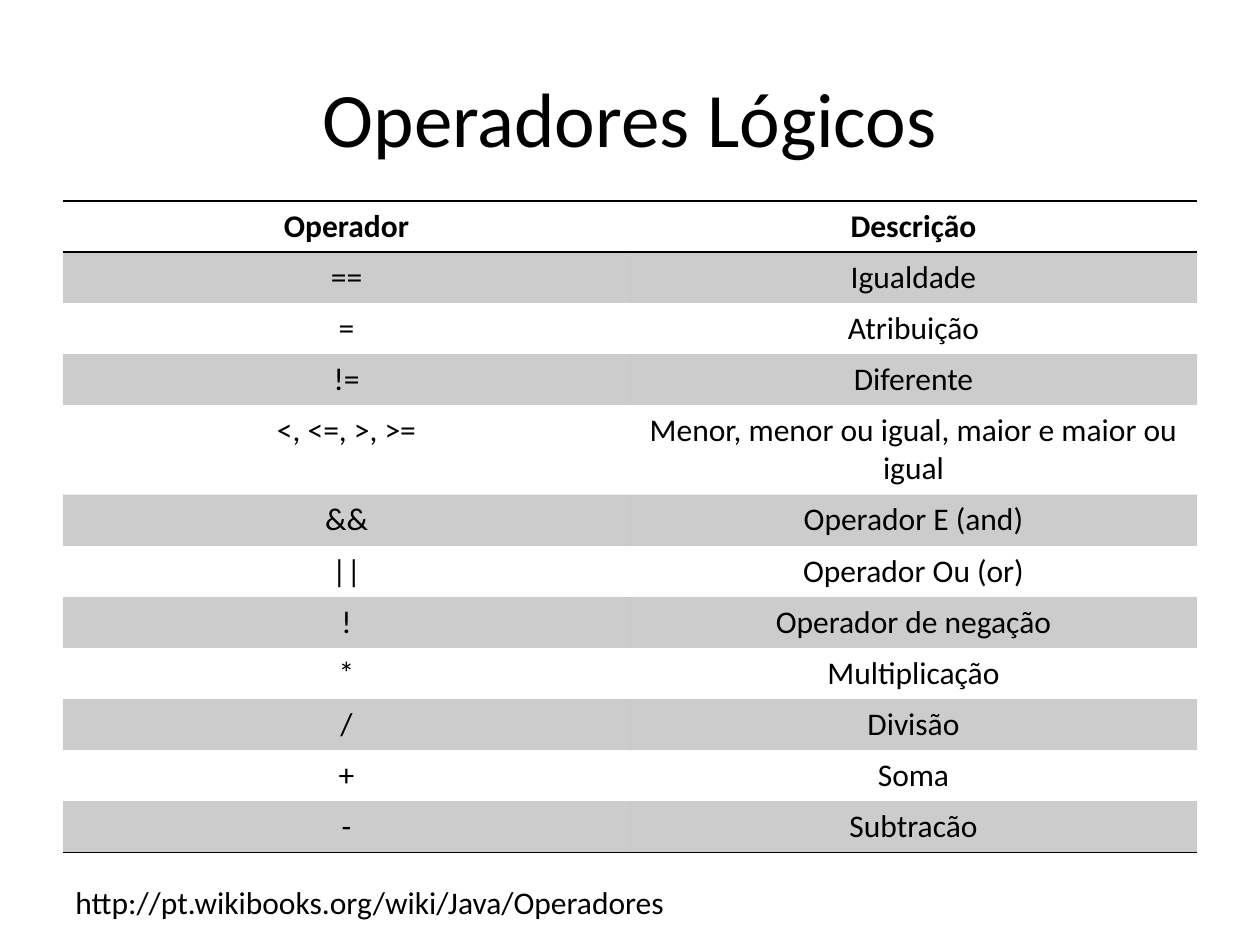
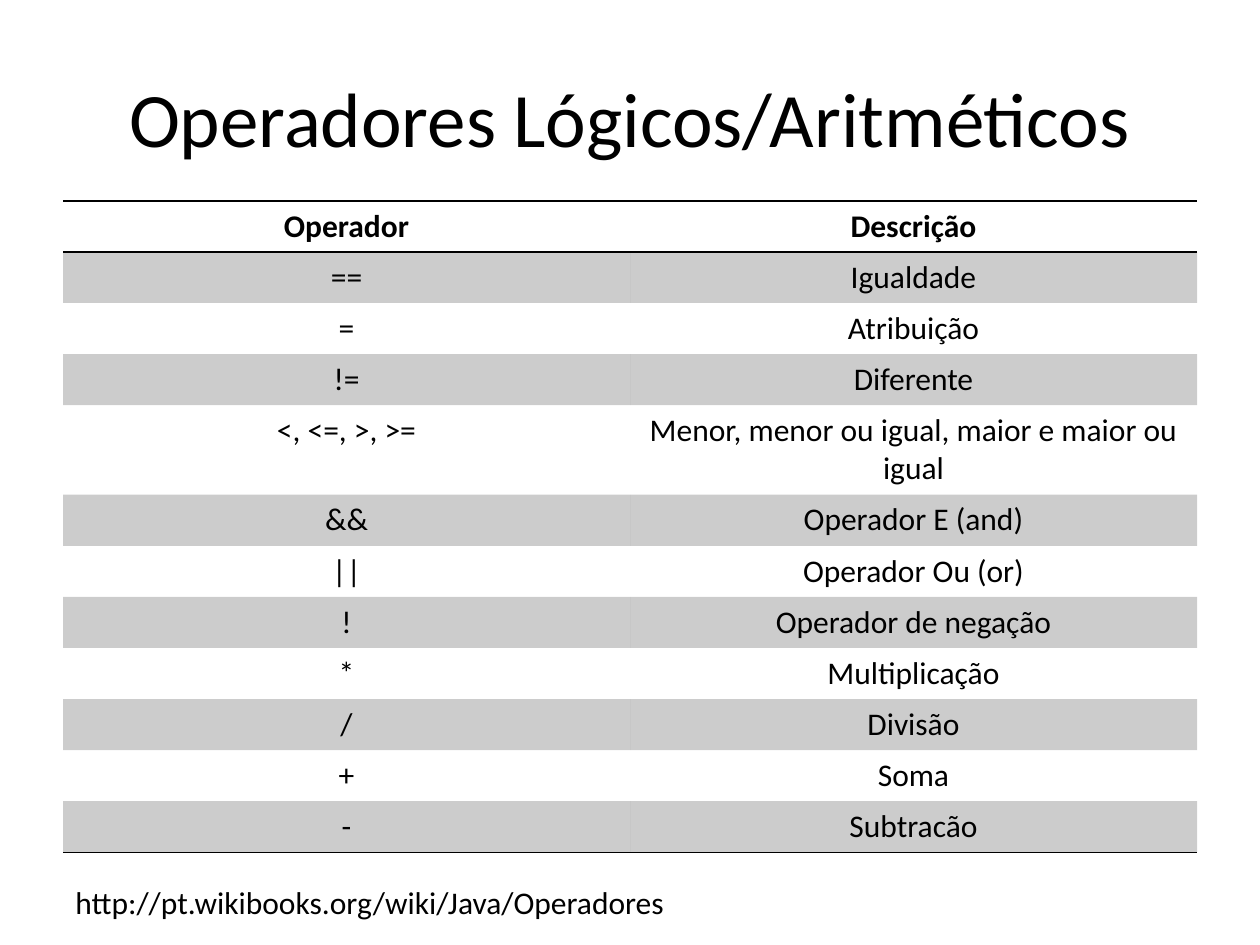
Before and after one commit to renanlessa/CursoJava, a slide deck: slide 24 of Documentos/Curso Java.pptx. Drawn at 1260x945 pixels with LibreOffice and Linux fonts; fonts in the diff are those of the drawing. Boxes give left, top, right and bottom in pixels: in the first picture for what was removed or moved away, otherwise in the second. Text is boxed around its words. In the diff, an @@ line names an element or a change of style, - is before the commit and + after.

```diff
--- a/Documentos/Curso Java.pptx
+++ b/Documentos/Curso Java.pptx
@@ title at <box>129,93,1130,161</box>: text changed @@
-Operadores Lógicos
+Operadores Lógicos/Aritméticos
```
Also in this commit, not shown: 10 slides added, 21 other files.
